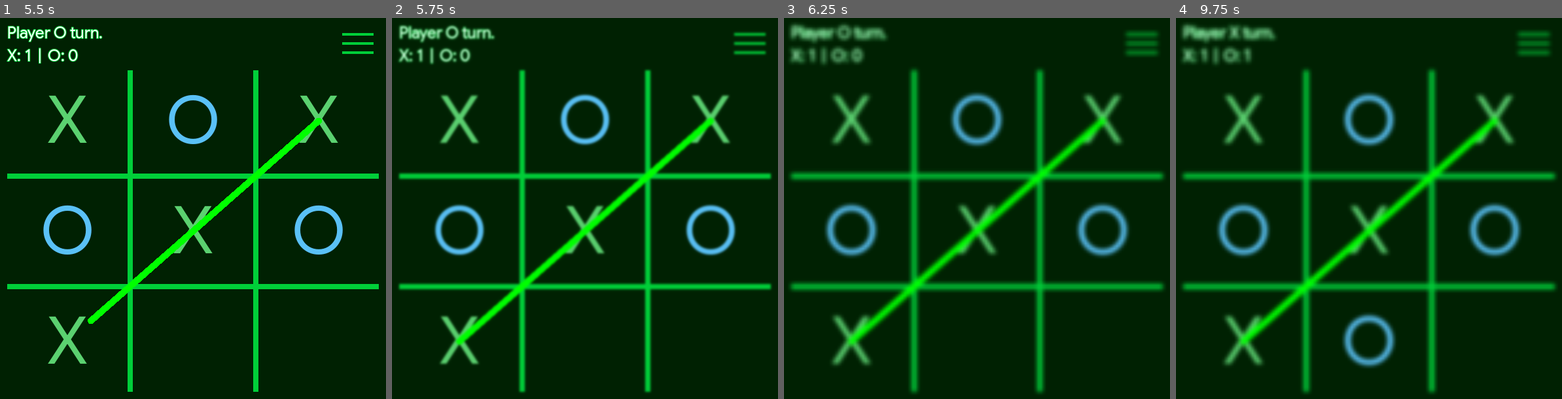
Above: before the commit, frames 1-4 (left to right).
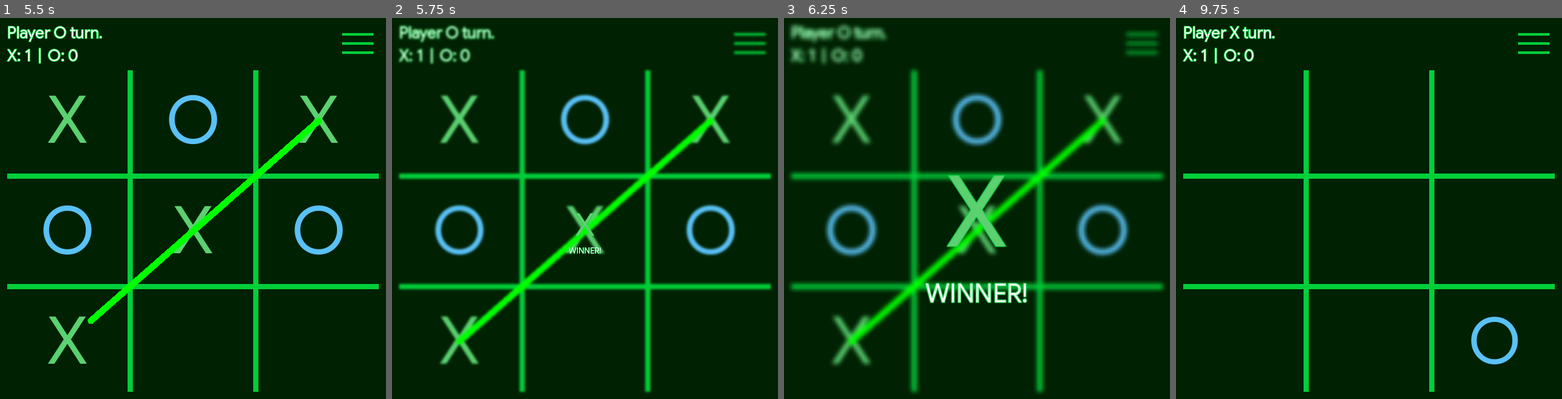
Above: after the commit, the same moments.

Repository: kevincabanilla/tic-tac-toe
Game: Godot game, scene res://scenes/main/main.tscn
Same seed, same stepped clock (60 frames per second), same inputs: the game is played once before the commit and once after it.
Inputs (mouse positions are in pixels of both pictures, inside the frame that each line leads up to):
- Up to frame 1 (5.5 s): click (65, 120) at 0.5 s; click (193, 120) at 1.25 s; click (320, 120) at 2 s; click (65, 231) at 2.75 s; click (193, 231) at 3.5 s; click (320, 231) at 4.25 s; click (65, 341) at 5 s
- Up to frame 2 (5.75 s): no input
- Up to frame 3 (6.25 s): click (977, 341) at 5.75 s
- Up to frame 4 (9.75 s): click (1496, 341) at 6.5 s; click (1534, 44) at 7.25 s; click (1534, 44) at 8 s; click (1369, 341) at 8.75 s; click (1496, 341) at 9.5 s

Frame 1 is identical in both runs. In frame 2, 0.2% of the frame differs, in the area x 45-55%, y 51-62%; in frame 3, 2.0%; in frame 4, 21%, in the area x 1-99%, y 1-99%.

Commit message:
refactor code

Diff:
--- a/scenes/main/main.gd
+++ b/scenes/main/main.gd
@@ -1,41 +1,43 @@
 extends Node
 
-@export var game_menu_scene: PackedScene
+@export var end_screen_scene: PackedScene
 
 @onready var game_manager: GameManager = $GameManager
 @onready var game_ui: GameUi = $GameUi
 
-func create_game_menu_instance() -> EndScreen:
-	var game_menu_instance = game_menu_scene.instantiate() as  EndScreen
-	game_menu_instance.start_game.connect(_on_game_menu_start_game)
-	add_child(game_menu_instance)
-	return game_menu_instance
 
 func _ready() -> void:
 	GameEvents.game_over.connect(_on_game_events_game_over)
 	GameEvents.game_draw.connect(_on_game_events_game_draw)
 
 
+func create_end_screen_instance() -> EndScreen:
+	var end_screen_instance: EndScreen = end_screen_scene.instantiate()
+	end_screen_instance.restart_game.connect(_on_end_screen_restart)
+	game_ui.add_child_to_panel_container(end_screen_instance)
+	return end_screen_instance
+
 
 func disable_all_input(disable: bool) -> void:
 	get_viewport().gui_disable_input = disable
+
 
 func _on_game_events_game_over(winner: Enums.Player) -> void:
 	GameData.add_score(winner)
 	disable_all_input(true)
 	await game_ui.display_cross_line()
 	game_ui.blur()
-	await create_game_menu_instance().show_winner(winner, game_manager.get_result_pivot_location())
+	await create_end_screen_instance().show_winner(winner, game_manager.get_result_pivot_location())
 	disable_all_input(false)
 
 
 func _on_game_events_game_draw() -> void:
 	disable_all_input(true)
 	game_ui.blur()
-	await  create_game_menu_instance().show_draw()
+	await  create_end_screen_instance().show_draw()
 	disable_all_input(false)
 
 
-func _on_game_menu_start_game() -> void:
+func _on_end_screen_restart() -> void:
 	game_manager.initialize()
 	game_ui.restart()
--- a/scenes/main/main.tscn
+++ b/scenes/main/main.tscn
@@ -7,12 +7,9 @@
 
 [node name="Main" type="Node" unique_id=553093518]
 script = ExtResource("1_k2fmo")
-game_menu_scene = ExtResource("3_l3cfh")
+end_screen_scene = ExtResource("3_l3cfh")
 
 [node name="GameManager" parent="." unique_id=244457677 instance=ExtResource("1_iuonh")]
 
 [node name="GameUi" parent="." unique_id=209699471 node_paths=PackedStringArray("game_manager") instance=ExtResource("1_hyk8p")]
 game_manager = NodePath("../GameManager")
-
-[connection signal="game_draw" from="GameManager" to="." method="_on_game_manager_game_draw"]
-[connection signal="game_over" from="GameManager" to="." method="_on_game_manager_game_over"]
--- a/scenes/ui/end_screen/end_screen.gd
+++ b/scenes/ui/end_screen/end_screen.gd
@@ -3,7 +3,7 @@
 
 @onready var game_over_msg: GameOverMessage = %GameOverMessage
 
-signal start_game()
+signal restart_game()
 
 func show_winner(winner: Enums.Player, pivot_loc: Enums.PivotLocation) -> void:
 	await game_over_msg.play_win_animation(winner, pivot_loc)
@@ -16,5 +16,5 @@
 func _on_gui_input(event: InputEvent) -> void:
 	if event.is_action_pressed("left_click"):
 		await game_over_msg.close()
-		start_game.emit()
+		restart_game.emit()
 		queue_free()
--- a/scenes/ui/game_ui/game_ui.gd
+++ b/scenes/ui/game_ui/game_ui.gd
@@ -16,8 +16,9 @@
 @onready var btn_8: Button = %Btn8
 @onready var animation_player: AnimationPlayer = $AnimationPlayer
 @onready var ui_controls: UiControls = %UiControls
+@onready var panel_container: PanelContainer = %PanelContainer
 
-var current_player: Enums.Player
+var current_player := Enums.Player.X
 var cross_line_instance: CrossLine
 
 
@@ -51,17 +52,25 @@
 	#return control.get_global_transform() * control.pivot_offset # use this if pivot is not centered
 	return control.global_position + control.size / 2 # use this if pivot is already centered
 
+
 func change_player(player: Enums.Player) -> void:
 	current_player = player
 	ui_controls.change_player(current_player)
 
-func _on_btn_pressed(row: int, col: int, btn: GameButton) -> void:
-	var color = (Color("#5bd170") if game_manager.current_player == Enums.Player.X else Color("5ac1f7ff"))
-	btn.add_theme_color_override("font_disabled_color", color)
-	btn.text = "X" if current_player == Enums.Player.X else "O"
-	btn.play_animation()
-	btn.disabled = true
-	change_player(game_manager.get_next_player(row, col))
+
+func blur() -> void:
+	animation_player.play("blur")
+	#await animation_player.animation_finished
+
+
+func restart() -> void:
+	initialize()
+	animation_player.play_backwards("blur")
+
+
+func add_child_to_panel_container(node: Node) -> void:
+	panel_container.add_child(node)
+
 
 func display_cross_line() -> void:
 	var result_index := game_manager.get_result_index().split("|")
@@ -86,11 +95,10 @@
 	await cross_line_instance.tween_animation.finished
 
 
-func blur() -> void:
-	animation_player.play("blur")
-	#await animation_player.animation_finished
-
-
-func restart() -> void:
-	initialize()
-	animation_player.play_backwards("blur")
+func _on_btn_pressed(row: int, col: int, btn: GameButton) -> void:
+	var color = (Color("#5bd170") if game_manager.current_player == Enums.Player.X else Color("5ac1f7ff"))
+	btn.add_theme_color_override("font_disabled_color", color)
+	btn.text = "X" if current_player == Enums.Player.X else "O"
+	btn.play_animation()
+	btn.disabled = true
+	change_player(game_manager.get_next_player(row, col))
